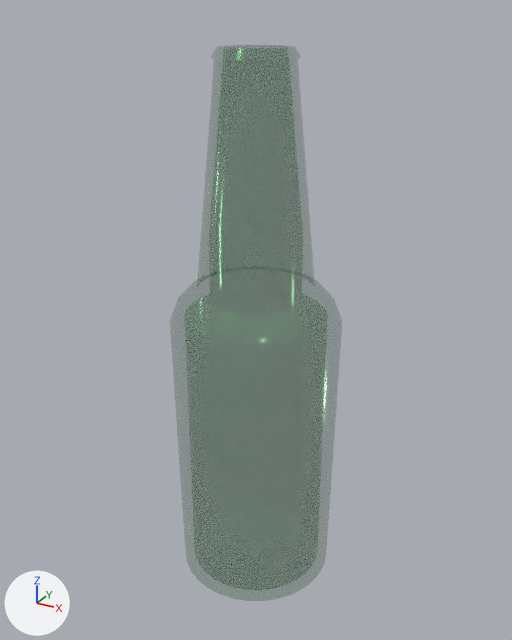
One commit to the Blender file Assets/Models/Obj/beerbottle00.blend: the scene before it, then after it.
Camera for both pictures: a camera (50 mm lens) standing at (1.66, -3.02, 1.38) and looking at (-0.02, 0.03, -0.14). The axes (+X, +Y, +Z) are drawn at lower left. The lights are the same throughout.

The first picture shows 'BeerBottle00'.
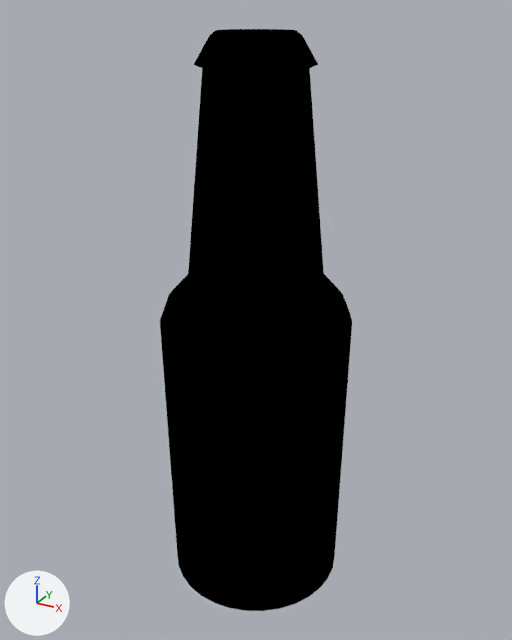
Boxes (x1, y1, x2, y2) around the edits, measured in the pictures (512 x 640 px):
'BeerBottle00', surface changed, recoloured, modifiers changed (12% wider)
    before: (170, 45, 342, 601)
    after: (160, 29, 352, 611)

Patch to the scene script:
```diff
--- a/Assets/Models/Obj/beerbottle00.blend.py
+++ b/Assets/Models/Obj/beerbottle00.blend.py
@@ mat_beerbottle00 @@
 mat_beerbottle00.roughness = 0.13
-mat_beerbottle00.alpha = 0.243
@@ mat_outline @@
+mat_outline = emission_material('Outline')
+mat_outline.base_color = (0.0, 0.0, 0.0)  # black #000000
@@ me_beerbottle00 @@
 me_beerbottle00.from_pydata(...)  # 448 vertices, 419 faces; spans x -0.45..0.45, y -0.45..0.45, z -1.7..1.23
 me_beerbottle00.materials.append(mat_beerbottle00)
+me_beerbottle00.materials.append(mat_outline)  # black #000000
@@ ob_beerbottle00 @@
 ob_beerbottle00.location = (0.0, 0.0, 0.0)
+_m = ob_beerbottle00.modifiers.new('Solidify', 'SOLIDIFY')
+_m.thickness = 0.05
+_m.offset = 1.0
+_m.material_offset = 1
+_m.use_even_offset = True
+_m.use_flip_normals = True
```
